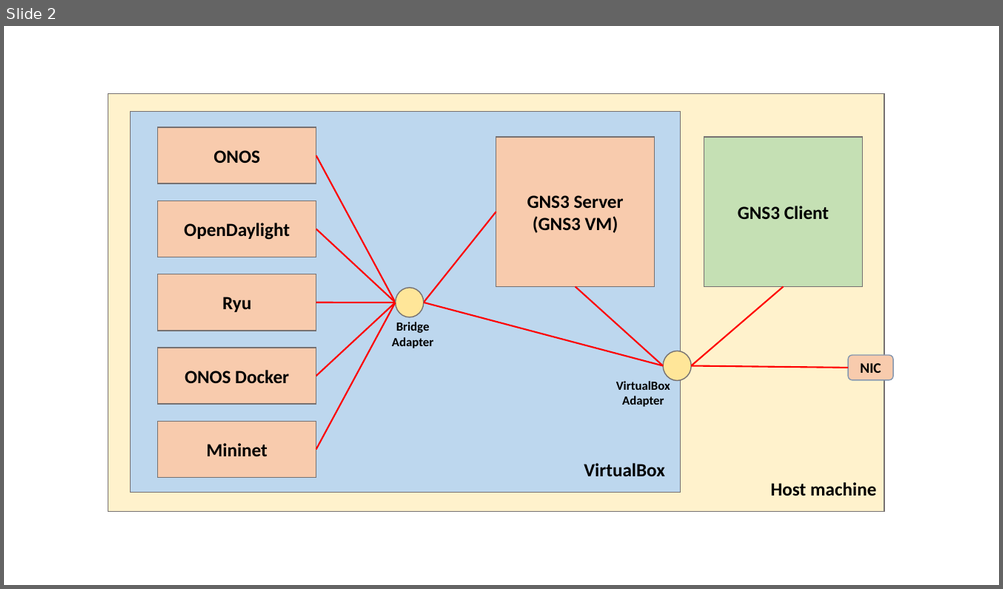
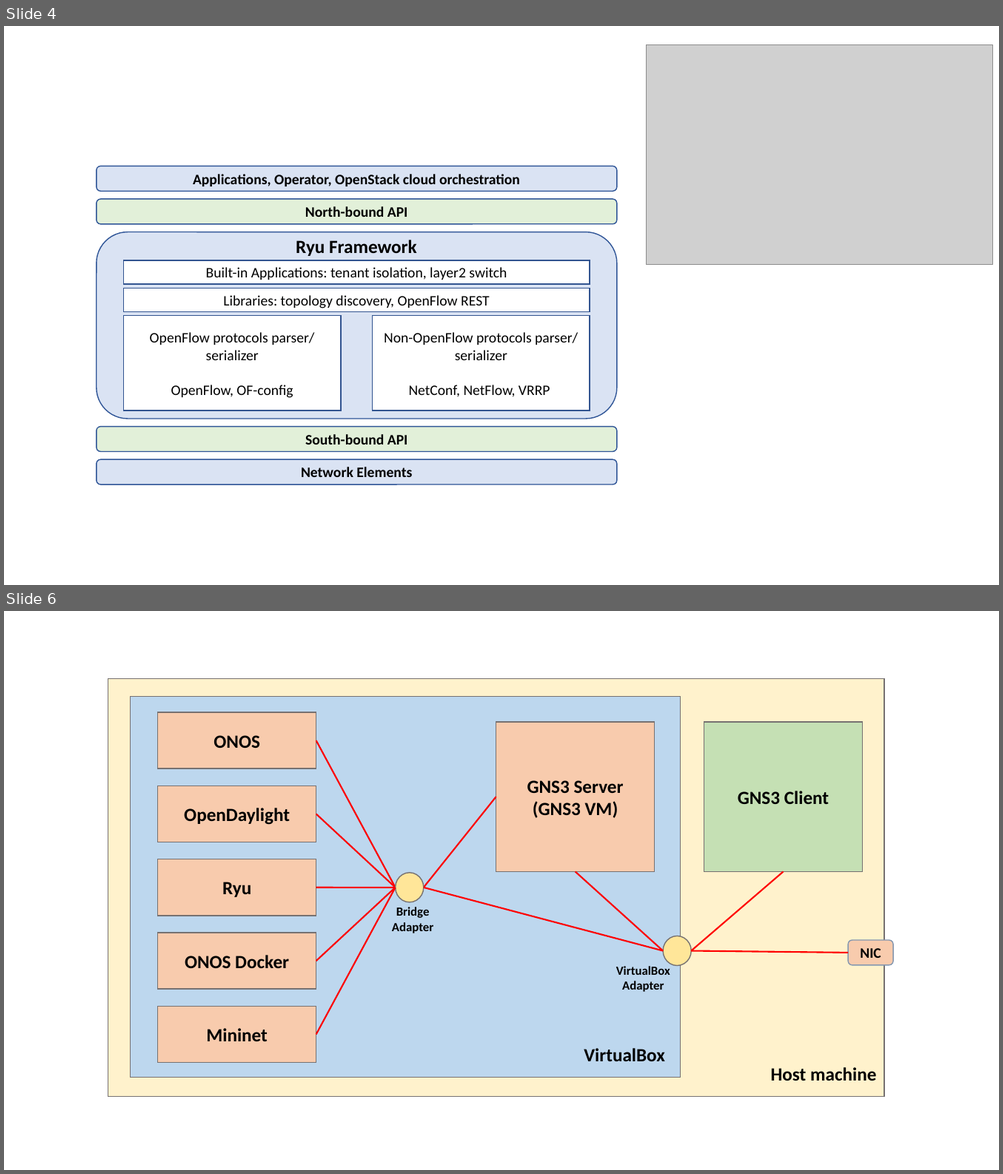
Before and after one commit to harshal-vaze/Software-Defined-Networking-with-ONOS, a slide deck: Content/Diagrams.pptx. Shown one above the other, each under a label of ours: slide 2 before the commit, slides 4 and 6 after it; the slides between them are not shown. The pictures are 1003x589 and 1003x1174 pixels, drawn with LibreOffice and Linux fonts; fonts in the diff are those of the drawing; grey boxes stand for pictures. Boxes give left, top, right and bottom in pixels: in the first picture for what was removed or moved away, otherwise in the second. Text is boxed around its words. In the diff, an @@ line names an element or a change of style, - is before the commit and + after.

```diff
--- a/Content/Diagrams.pptx
+++ b/Content/Diagrams.pptx
@@ slide 4 added at [4, 26, 999, 585], background #FFFFFF @@
@@ picture added at [646, 44, 993, 265] @@
@@ rounded rectangle added at [96, 167, 617, 192], fill #DAE3F3, outline #2F5597 1 pt, 14 pt, text #000000, bold @@
+Applications, Operator, OpenStack cloud orchestration
@@ rounded rectangle added at [96, 199, 617, 224], fill #E2F0D9, outline #2F5597 1 pt, 14 pt, text #000000, bold @@
+North-bound API
@@ rounded rectangle added at [96, 232, 617, 418], fill #DAE3F3, outline #2F5597 1 pt @@
@@ text added at [296, 240, 417, 256], 18 pt, text #000000, bold @@
+Ryu Framework
@@ rectangle added at [123, 261, 589, 285], fill #FFFFFF, outline #325491 1 pt, 14 pt, text #000000 @@
+Built-in Applications: tenant isolation, layer2 switch
@@ rectangle added at [123, 289, 589, 312], fill #FFFFFF, outline #325491 1 pt, 14 pt, text #000000 @@
+Libraries: topology discovery, OpenFlow REST
@@ rectangle added at [123, 316, 341, 411], fill #FFFFFF, outline #325491 1 pt, 14 pt, text #000000 @@
+OpenFlow protocols parser/ serializer
+OpenFlow, OF-config
@@ rectangle added at [373, 316, 589, 411], fill #FFFFFF, outline #325491 1 pt, 14 pt, text #000000 @@
+Non-OpenFlow protocols parser/ serializer
+NetConf, NetFlow, VRRP
@@ rounded rectangle added at [96, 426, 617, 452], fill #E2F0D9, outline #2F5597 1 pt, 14 pt, text #000000, bold @@
+South-bound API
@@ rounded rectangle added at [96, 460, 617, 486], fill #DAE3F3, outline #2F5597 1 pt, 14 pt, text #000000, bold @@
+Network Elements
@@ what was slide 2 is now slide 6 @@
```
Also in this commit, not shown: 7 other slides added, 6 other files.
